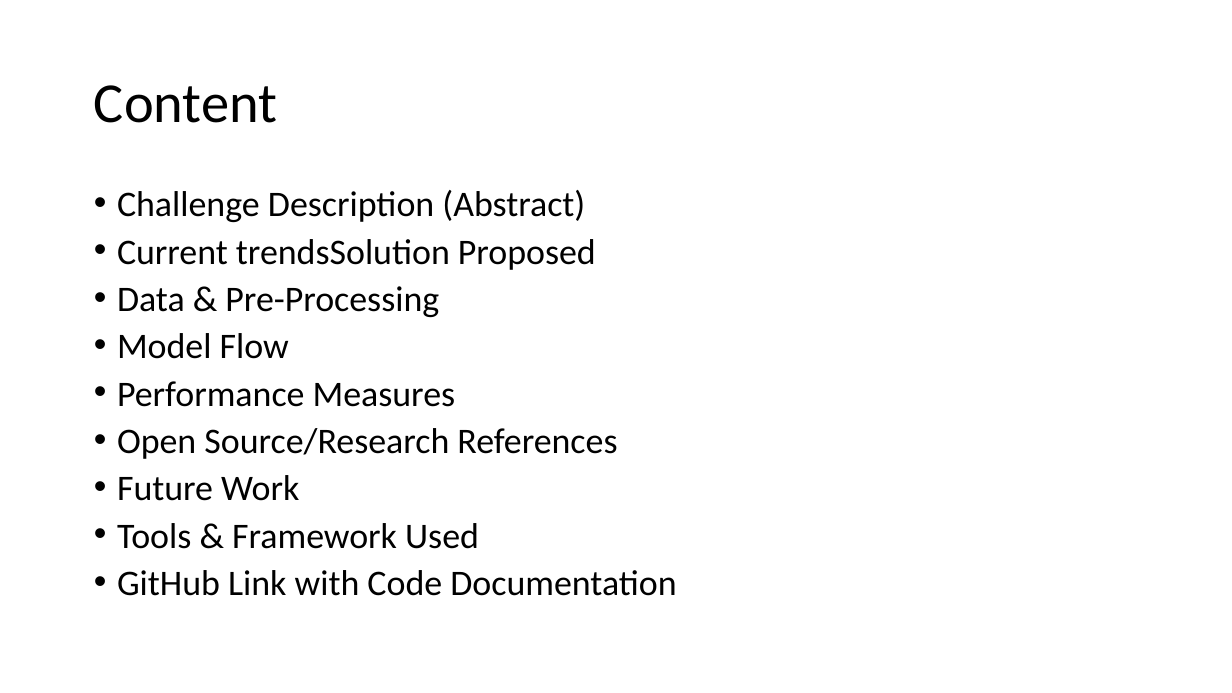
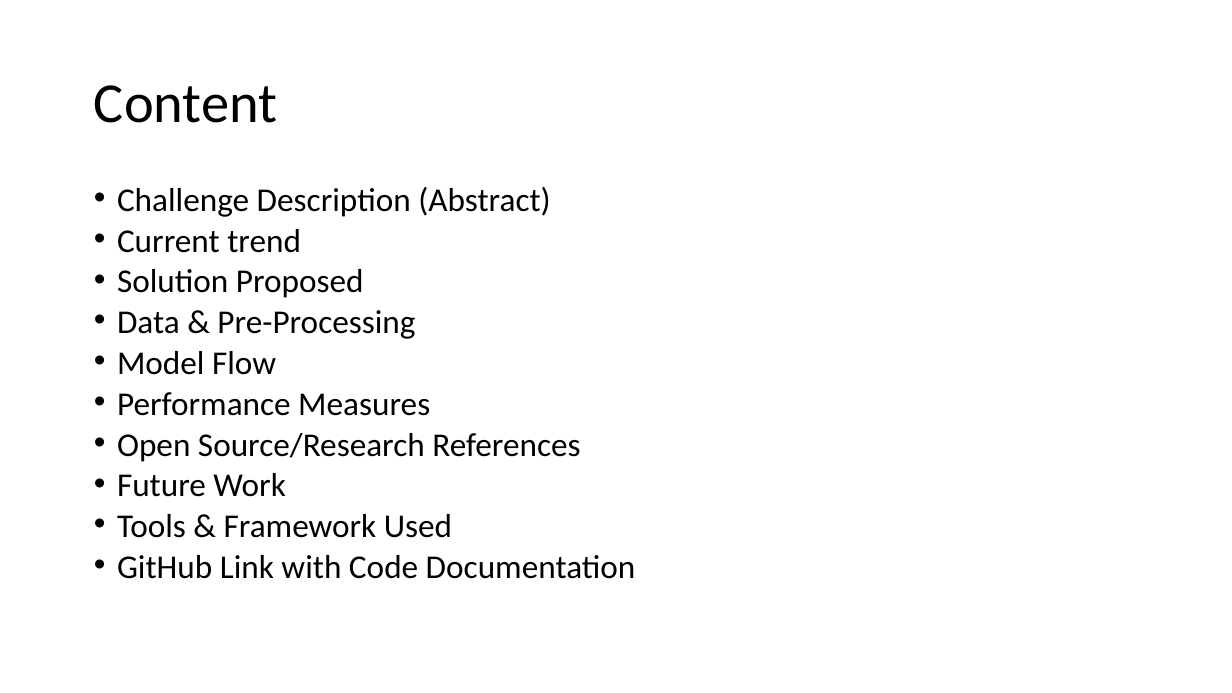
Before and after one commit to patelmush/Fall-Detection-using-ML, a slide deck: slide 2 of Fall Detection.pptx. Drawn at 1232x693 pixels with LibreOffice and Linux fonts; fonts in the diff are those of the drawing. Boxes give left, top, right and bottom in pixels: in the first picture for what was removed or moved away, otherwise in the second. Text is boxed around its words. In the diff, an @@ line names an element or a change of style, - is before the commit and + after.

```diff
--- a/Fall Detection.pptx
+++ b/Fall Detection.pptx
@@ text at (117,187,636,579): size 28 to 25.9 pt in "Challenge Description (Abstract)", "Data & Pre-Processing", "Model Flow", "Performance Measures" and 4 more places; line spacing 0.8 to 0.7 @@
@@ text at (117,229,364,298): text changed; size 28 to 25.9 pt @@
-• Current trendsSolution Proposed
+• Current trend
+• Solution Proposed
```
Also in this commit, not shown: 1 other slide changed.
